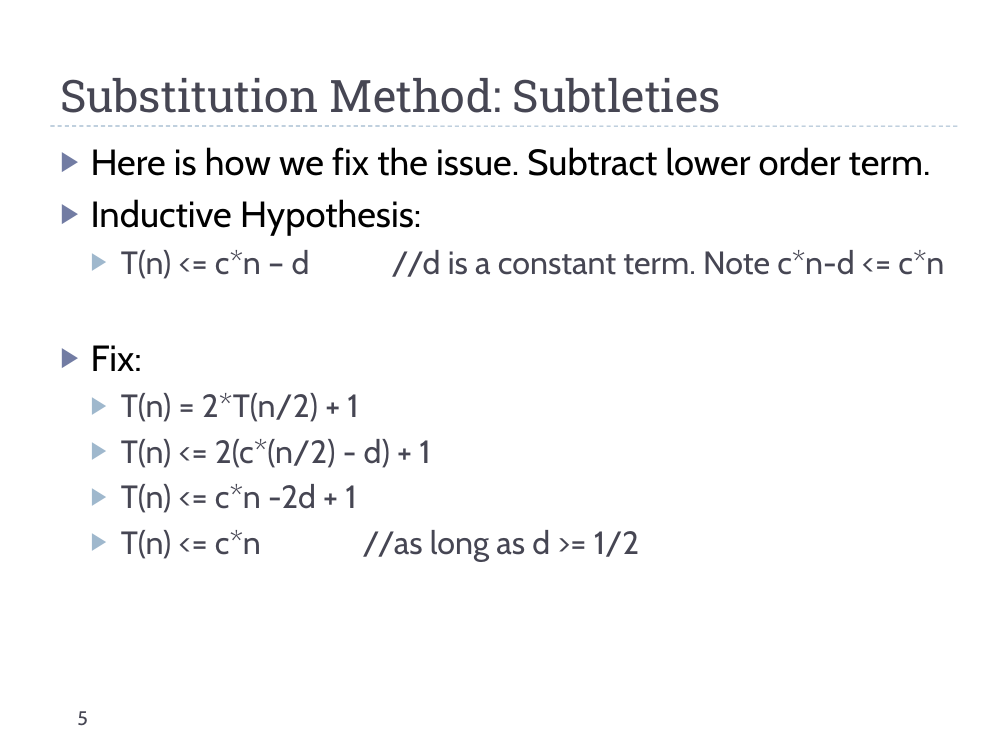
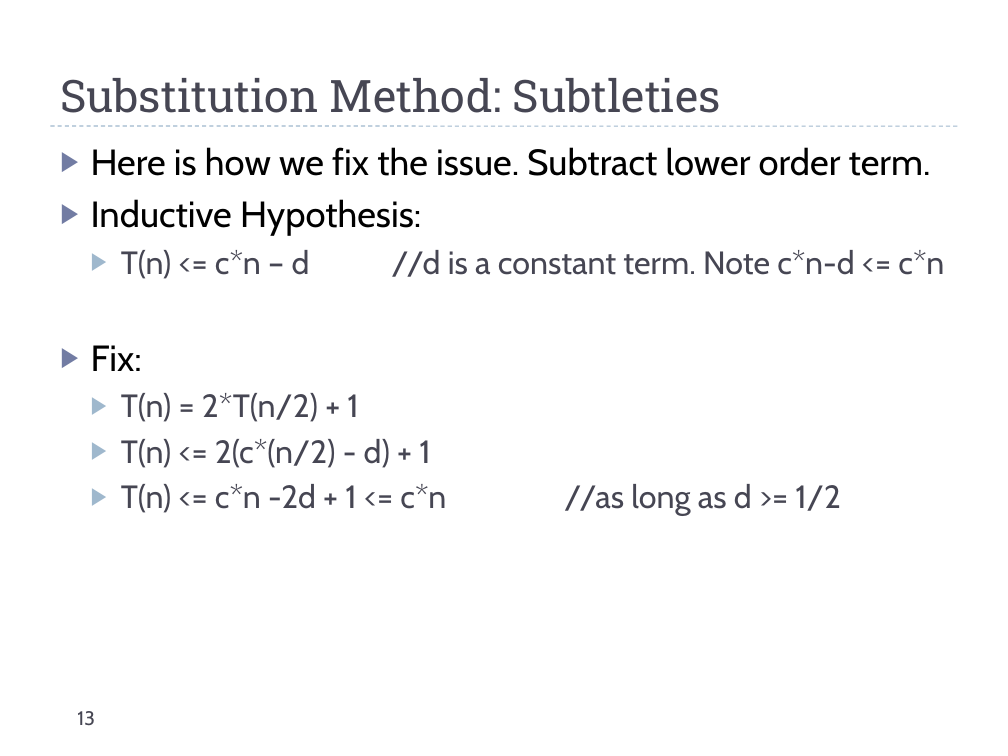
Before and after one commit to uva-cs/cs4102-f21, a slide deck: slide 13 of slides/recurrences_live.pptx (slide 5 before the commit). Drawn at 1008x756 pixels with LibreOffice and Linux fonts; fonts in the diff are those of the drawing. Boxes give left, top, right and bottom in pixels: in the first picture for what was removed or moved away, otherwise in the second. Text is boxed around its words. In the diff, an @@ line names an element or a change of style, - is before the commit and + after.

```diff
--- a/slides/recurrences_live.pptx
+++ b/slides/recurrences_live.pptx
@@ text at [121,484,840,516]: text changed @@
-  ▶ T(n) <= c*n -2d + 1
-  ▶ T(n) <= c*n //as long as d >= 1/2
+  ▶ T(n) <= c*n -2d + 1 <= c*n //as long as d >= 1/2
@@ page number at [77,711,95,726]: text changed @@
-5
+13
```
Also in this commit, not shown: 2 other slides changed, 13 slides added, 1 slide removed, 1 other file.
